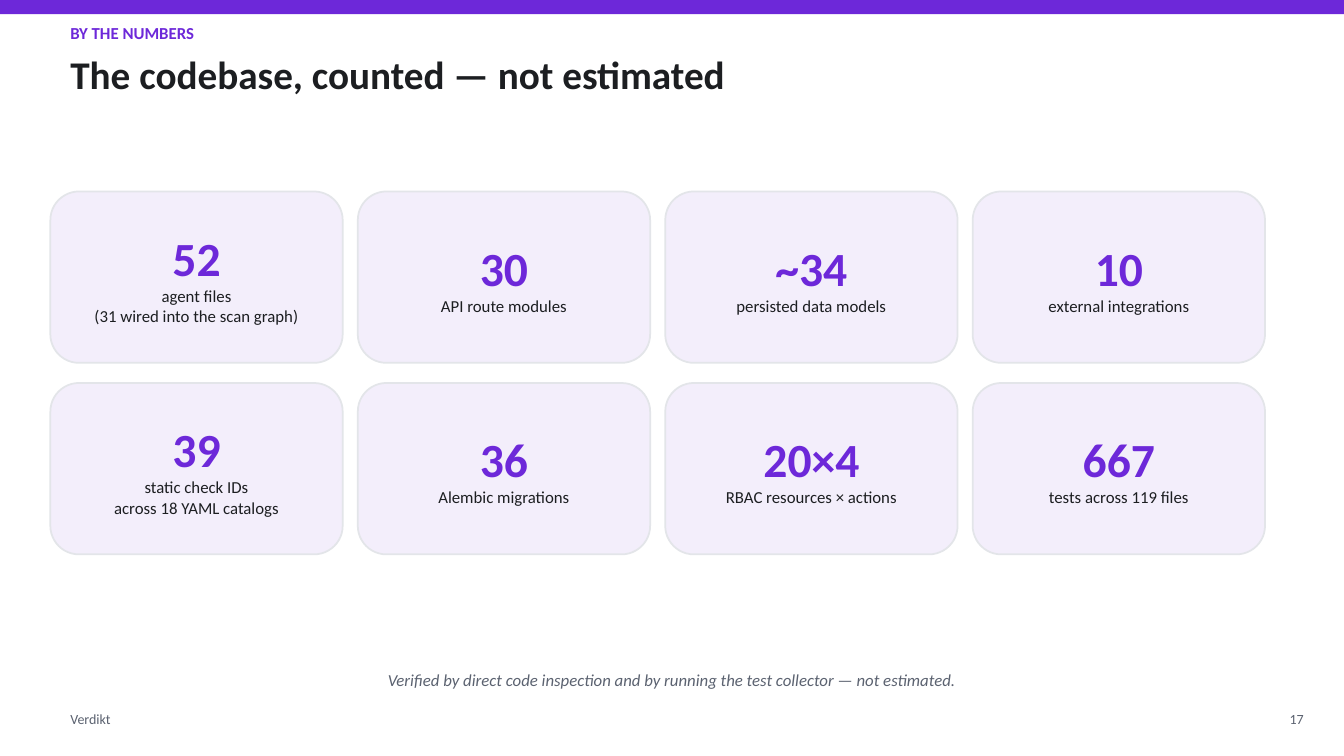
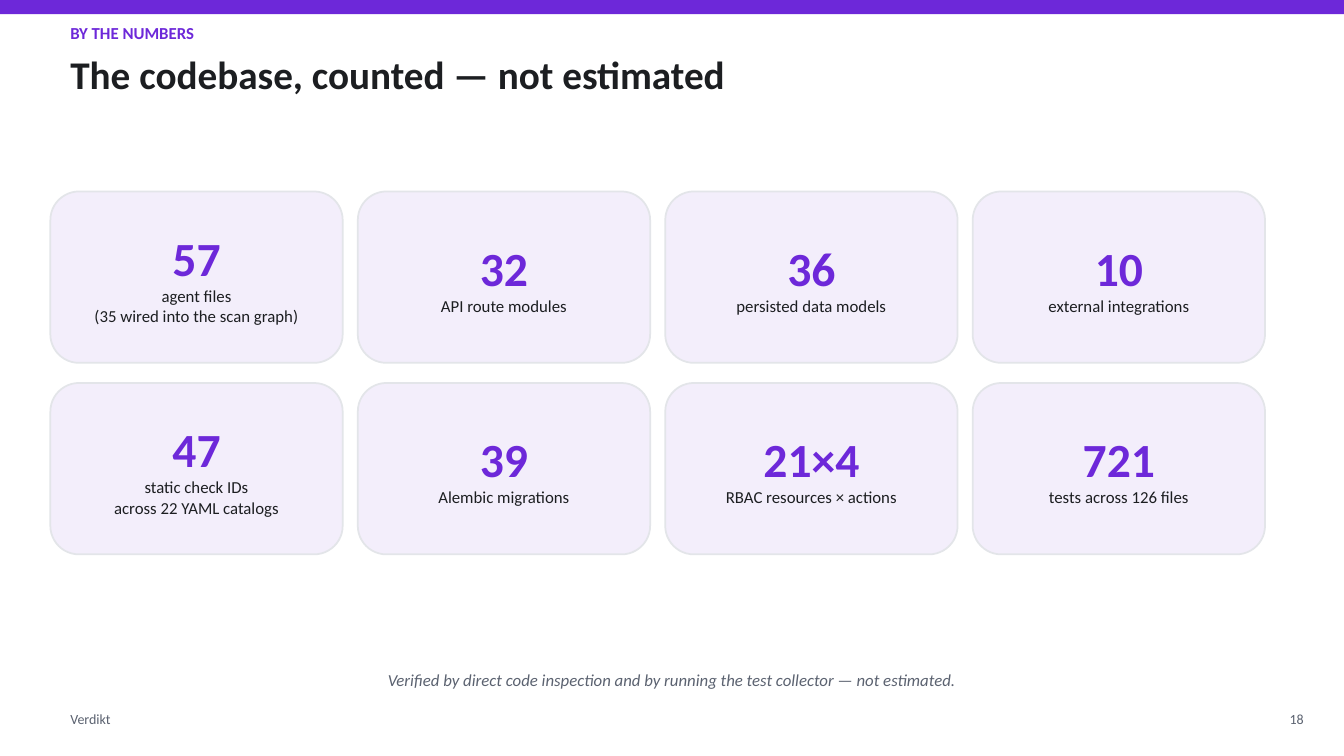
Before and after one commit to mudigondabhanu85/verdikt, a slide deck: slide 18 of docs/architecture-overview/Verdikt_Presentation.pptx (slide 17 before the commit). Drawn at 1344x756 pixels with LibreOffice and Linux fonts; fonts in the diff are those of the drawing. Boxes give left, top, right and bottom in pixels: in the first picture for what was removed or moved away, otherwise in the second. Text is boxed around its words. In the diff, an @@ line names an element or a change of style, - is before the commit and + after.

```diff
--- a/docs/architecture-overview/Verdikt_Presentation.pptx
+++ b/docs/architecture-overview/Verdikt_Presentation.pptx
@@ text in rounded rectangle at <box>94,245,298,325</box>: text changed @@
-52
-agent files
-(31 wired into the scan graph)
+57
+agent files
+(35 wired into the scan graph)
@@ text in rounded rectangle at <box>480,255,528,287</box>: text changed @@
-30
+32
@@ text in rounded rectangle at <box>787,253,835,287</box>: text changed @@
-~34
+36
@@ text in rounded rectangle at <box>114,436,278,517</box>: text changed @@
-39
-static check IDs
-across 18 YAML catalogs
+47
+static check IDs
+across 22 YAML catalogs
@@ text in rounded rectangle at <box>480,446,528,478</box>: text changed @@
-36
+39
@@ text in rounded rectangle at <box>763,446,859,477</box>: text changed @@
-20×4
+21×4
@@ text in rounded rectangle at <box>1049,446,1189,503</box>: text changed @@
-667
-tests across 119 files
+721
+tests across 126 files
@@ text at <box>1290,714,1304,724</box>: text changed @@
-17
+18
```
Also in this commit, not shown: 8 other slides changed, 1 slide added, 9 other files.
